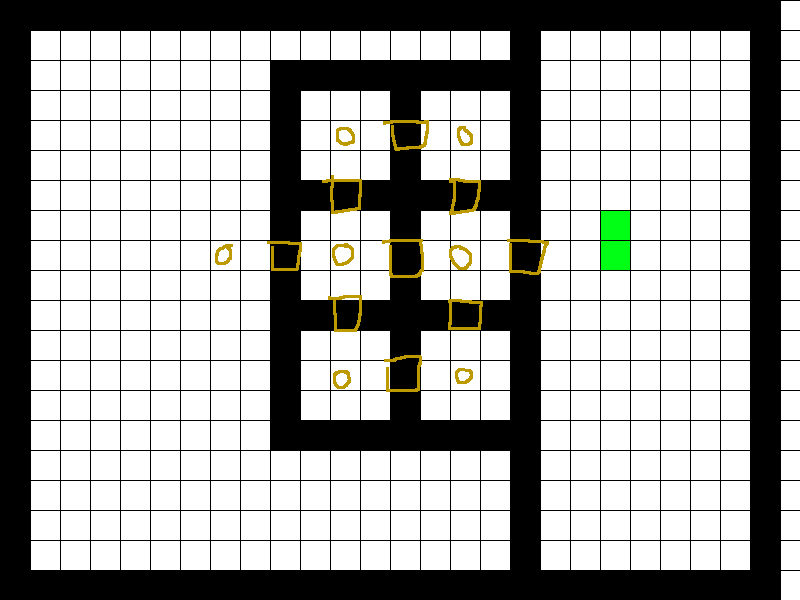
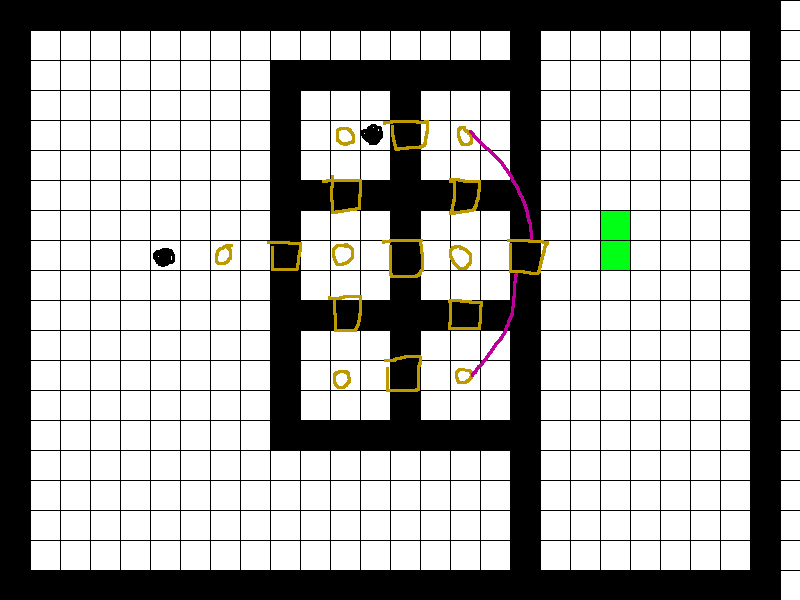
Layered file, before and after one edit (800 × 600). Changes by layer:
painted on "grid.png" over [left=153, top=124, right=533, bottom=377]
